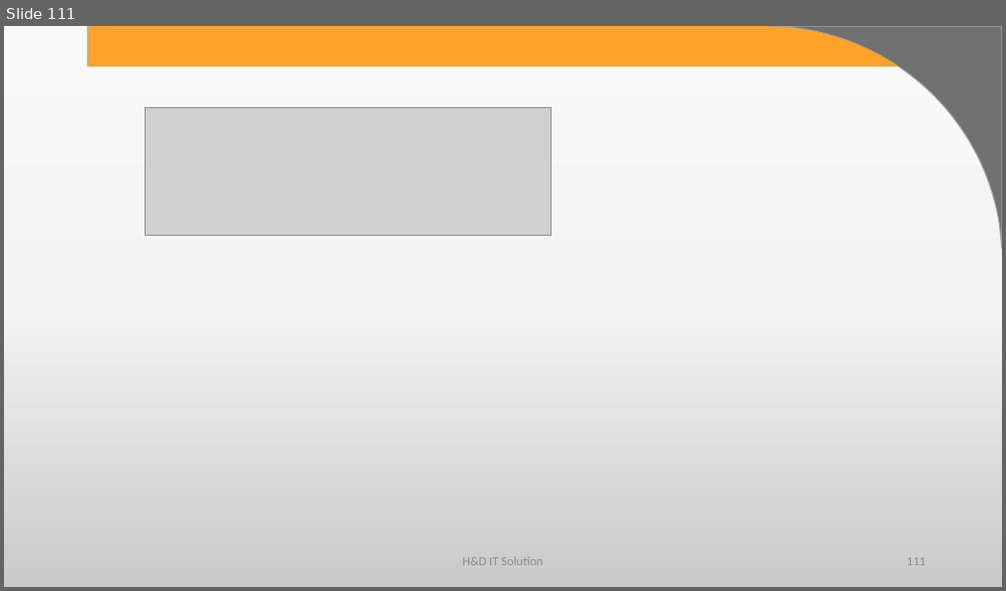
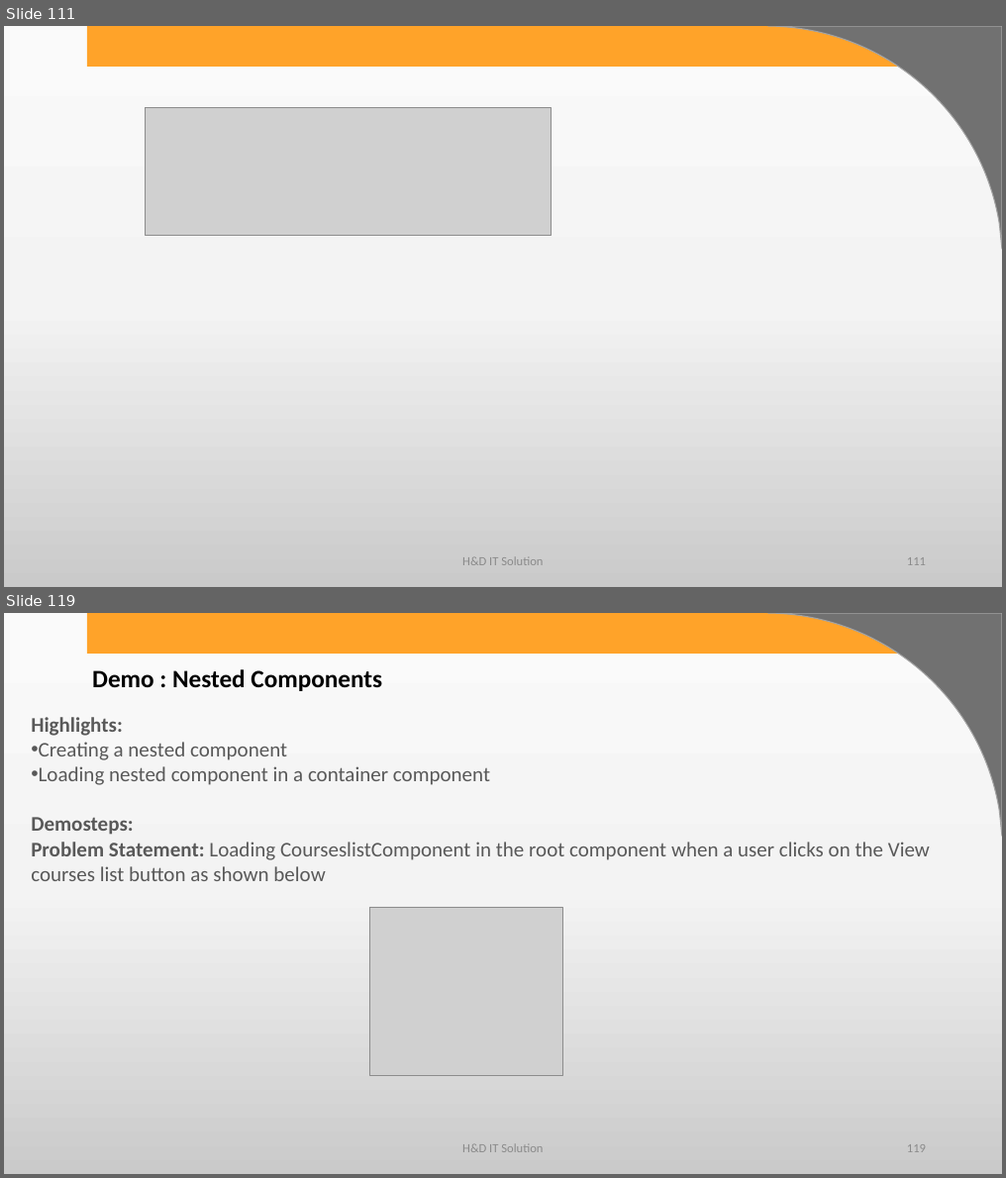
Before and after one commit to harshadasawant/infiniteAngular, a slide deck: ppt/ANGULAR.pptx. Shown one above the other, each under a label of ours: slide 111 before the commit, slides 111 and 119 after it; the slides between them are not shown. The pictures are 1006x591 and 1006x1178 pixels, drawn with LibreOffice and Linux fonts; fonts in the diff are those of the drawing; grey boxes stand for pictures; background and template pictures are left out. Boxes give left, top, right and bottom in pixels: in the first picture for what was removed or moved away, otherwise in the second. Text is boxed around its words. In the diff, an @@ line names an element or a change of style, - is before the commit and + after.

Commit message:
nested component

```diff
--- a/ppt/ANGULAR.pptx
+++ b/ppt/ANGULAR.pptx
@@ slide 119 added at (x1=4, y1=613, x2=1002, y2=1174), background gradient #FBFBFB to #F4F4F4 to #CBCBCB; not listed: 2 template elements that a slide beside it also shows @@
@@ text added at (x1=92, y1=669, x2=382, y2=691), 24 pt, text #000000, bold @@
+Demo : Nested Components
@@ text added at (x1=31, y1=717, x2=930, y2=881), 20 pt, text #595959 @@
+Highlights:
+• Creating a nested component
+• Loading nested component in a container component
+Demosteps:
+Problem Statement: Loading CourseslistComponent in the root component when a user clicks on the View courses list button as shown below
@@ picture added at (x1=369, y1=907, x2=562, y2=1075) @@
@@ text added at (x1=462, y1=1145, x2=543, y2=1153), 12 pt, text #8C8C8C @@
+H&D IT Solution
@@ page number added at (x1=907, y1=1145, x2=926, y2=1153), 12 pt, text #8C8C8C @@
+119
```
Also in this commit, not shown: 21 other slides added, 7 other files.
